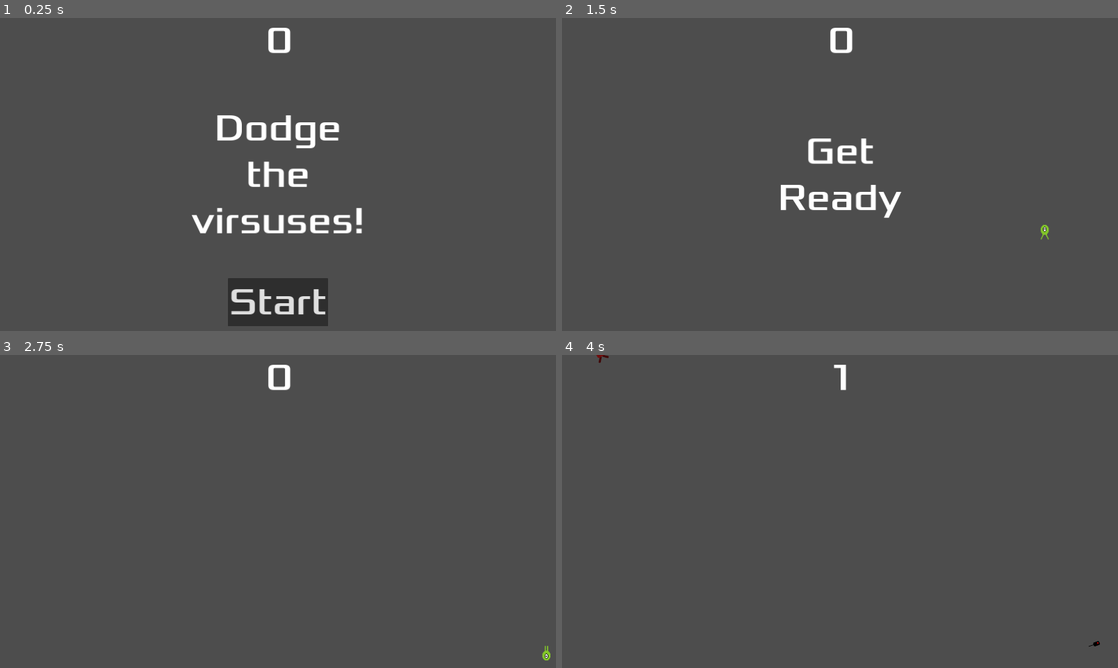
Above: before the commit, frames 1-4 (two rows, left to right).
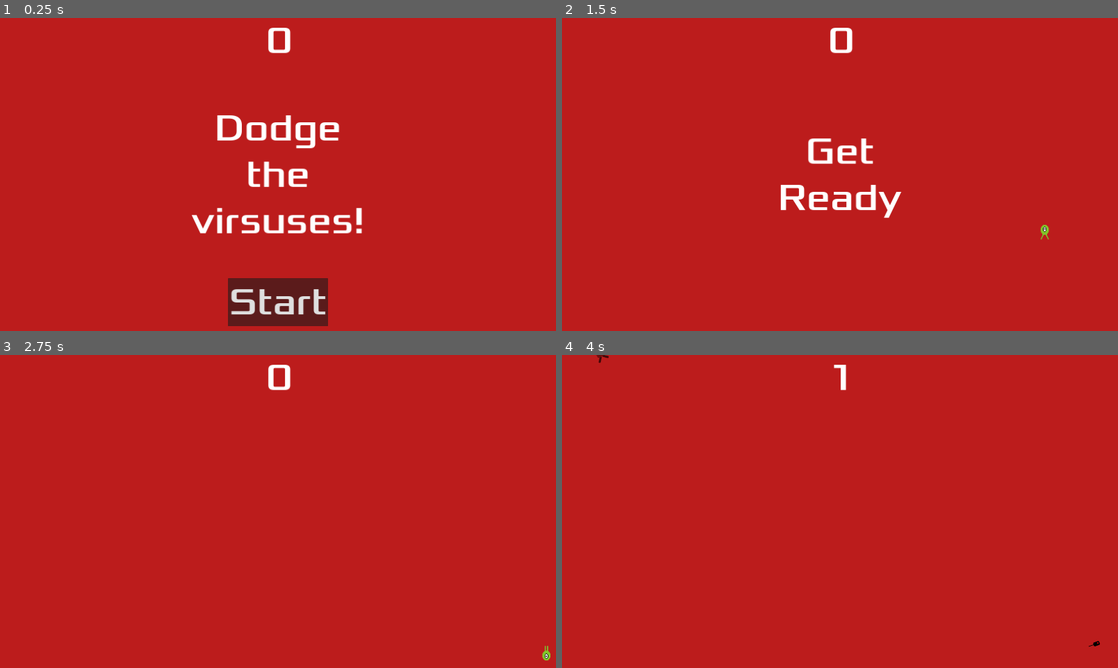
Above: after the commit, the same moments.

Repository: Stu076/GodotIntroGame
Game: Godot game, scene res://main.tscn
The game is run twice, just before and just after one commit, with the same random seed, the same clock (stepped at 60 frames per second) and the same inputs.
Inputs:
- Up to frame 1 (0.25 s): no input
- Up to frame 2 (1.5 s): click "Start" at 0.5 s; tap Enter at 1.25 s; hold D (move_right) from 1.28 s (still down)
- Up to frame 3 (2.75 s): release D (move_right) at 2.03 s; hold S (move_down) from 2.03 s (still down)
- Up to frame 4 (4 s): release S (move_down) at 2.78 s; hold D (move_right) 2.78-3.53 s; hold W (move_up) from 3.53 s (still down)

The runs differ from the first frame. In frame 1, 98% of the frame differs, in the area x 0-100%, y 0-100%; in frame 2, 99%; in frame 3, 100%; in frame 4, 100%.

Commit message:
added some functionalities

Diff:
--- a/hud.tscn
+++ b/hud.tscn
@@ -1,7 +1,13 @@
-[gd_scene load_steps=3 format=3 uid="uid://c3od16yjdjixo"]
+[gd_scene load_steps=5 format=3 uid="uid://c3od16yjdjixo"]
 
 [ext_resource type="FontFile" uid="uid://biylbxhl4htrh" path="res://fonts/Xolonium-Regular.ttf" id="1_pd2m3"]
 [ext_resource type="Script" path="res://hud.gd" id="1_xmbc2"]
+
+[sub_resource type="InputEventAction" id="InputEventAction_1jdbe"]
+action = &"start_game"
+
+[sub_resource type="Shortcut" id="Shortcut_wc114"]
+events = [SubResource("InputEventAction_1jdbe")]
 
 [node name="HUD" type="CanvasLayer"]
 script = ExtResource("1_xmbc2")
@@ -54,6 +60,7 @@
 grow_vertical = 0
 theme_override_fonts/font = ExtResource("1_pd2m3")
 theme_override_font_sizes/font_size = 128
+shortcut = SubResource("Shortcut_wc114")
 text = "Start"
 
 [node name="MessageTimer" type="Timer" parent="."]
--- a/main.gd
+++ b/main.gd
@@ -19,6 +19,9 @@
 	$ScoreTimer.stop()
 	$MobTimer.stop()
 	$HUD.show_game_over()
+	$MainMusic.stop()
+	$GameOverSound.play()
+
 
 
 func new_game():
@@ -27,6 +30,8 @@
 	$StartTimer.start()
 	$HUD.update_score(score)
 	$HUD.show_message("Get Ready")
+	get_tree().call_group("mobs", "queue_free")
+	$MainMusic.play()
 
 
 
--- a/main.tscn
+++ b/main.tscn
@@ -1,9 +1,11 @@
-[gd_scene load_steps=6 format=3 uid="uid://dtt2rycjbjell"]
+[gd_scene load_steps=8 format=3 uid="uid://dtt2rycjbjell"]
 
 [ext_resource type="Script" path="res://main.gd" id="1_opdnv"]
 [ext_resource type="PackedScene" uid="uid://dc52fe8ymr58r" path="res://player.tscn" id="1_qa2w1"]
 [ext_resource type="PackedScene" uid="uid://cxg4fhtdjkoot" path="res://mob.tscn" id="2_3pg5k"]
 [ext_resource type="PackedScene" uid="uid://c3od16yjdjixo" path="res://hud.tscn" id="4_mjxwr"]
+[ext_resource type="AudioStream" uid="uid://bwjtornr402pw" path="res://art/Music/House In a Forest Loop.ogg" id="5_acsm7"]
+[ext_resource type="AudioStream" uid="uid://n0ibg68r61d2" path="res://art/Music/gameover.wav" id="6_ipu7y"]
 
 [sub_resource type="Curve2D" id="Curve2D_03gc1"]
 _data = {
@@ -14,6 +16,14 @@
 [node name="Main" type="Node"]
 script = ExtResource("1_opdnv")
 mob_scene = ExtResource("2_3pg5k")
+
+[node name="ColorRect" type="ColorRect" parent="."]
+anchors_preset = 15
+anchor_right = 1.0
+anchor_bottom = 1.0
+grow_horizontal = 2
+grow_vertical = 2
+color = Color(1, 0, 0, 0.627451)
 
 [node name="Player" parent="." instance=ExtResource("1_qa2w1")]
 
@@ -36,6 +46,12 @@
 
 [node name="HUD" parent="." instance=ExtResource("4_mjxwr")]
 
+[node name="MainMusic" type="AudioStreamPlayer2D" parent="."]
+stream = ExtResource("5_acsm7")
+
+[node name="GameOverSound" type="AudioStreamPlayer2D" parent="."]
+stream = ExtResource("6_ipu7y")
+
 [connection signal="hit" from="Player" to="." method="game_over"]
 [connection signal="timeout" from="MobTimer" to="." method="_on_mob_timer_timeout"]
 [connection signal="timeout" from="ScoreTimer" to="." method="_on_score_timer_timeout"]
--- a/mob.tscn
+++ b/mob.tscn
@@ -113,7 +113,7 @@
 gravity_scale = 2.66454e-15
 script = ExtResource("1_k8chb")
 
-[node name="AnimatedSprite2D" type="AnimatedSprite2D" parent="."]
+[node name="AnimatedSprite2D" type="AnimatedSprite2D" parent="." groups=["mobs"]]
 scale = Vector2(2, 2)
 sprite_frames = SubResource("SpriteFrames_68hws")
 animation = &"swim"
--- a/project.godot
+++ b/project.godot
@@ -43,3 +43,8 @@
 "events": [Object(InputEventKey,"resource_local_to_scene":false,"resource_name":"","device":-1,"window_id":0,"alt_pressed":false,"shift_pressed":false,"ctrl_pressed":false,"meta_pressed":false,"pressed":false,"keycode":0,"physical_keycode":83,"key_label":0,"unicode":115,"echo":false,"script":null)
 ]
 }
+start_game={
+"deadzone": 0.5,
+"events": [Object(InputEventKey,"resource_local_to_scene":false,"resource_name":"","device":-1,"window_id":0,"alt_pressed":false,"shift_pressed":false,"ctrl_pressed":false,"meta_pressed":false,"pressed":false,"keycode":0,"physical_keycode":32,"key_label":0,"unicode":32,"echo":false,"script":null)
+]
+}
Not shown, added: art/Music/House In a Forest Loop.ogg.import
Not shown, added: art/Music/gameover.wav.import
Not shown, added: art/Music/House In a Forest Loop.ogg
Not shown, added: art/Music/gameover.wav
